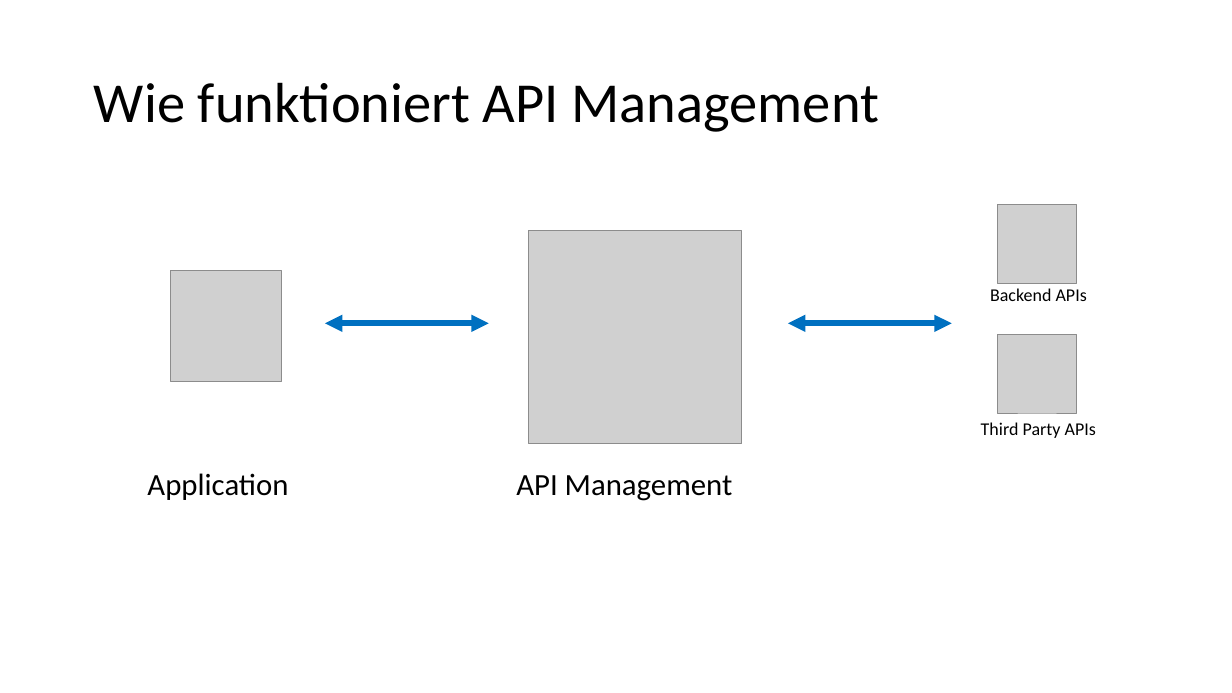
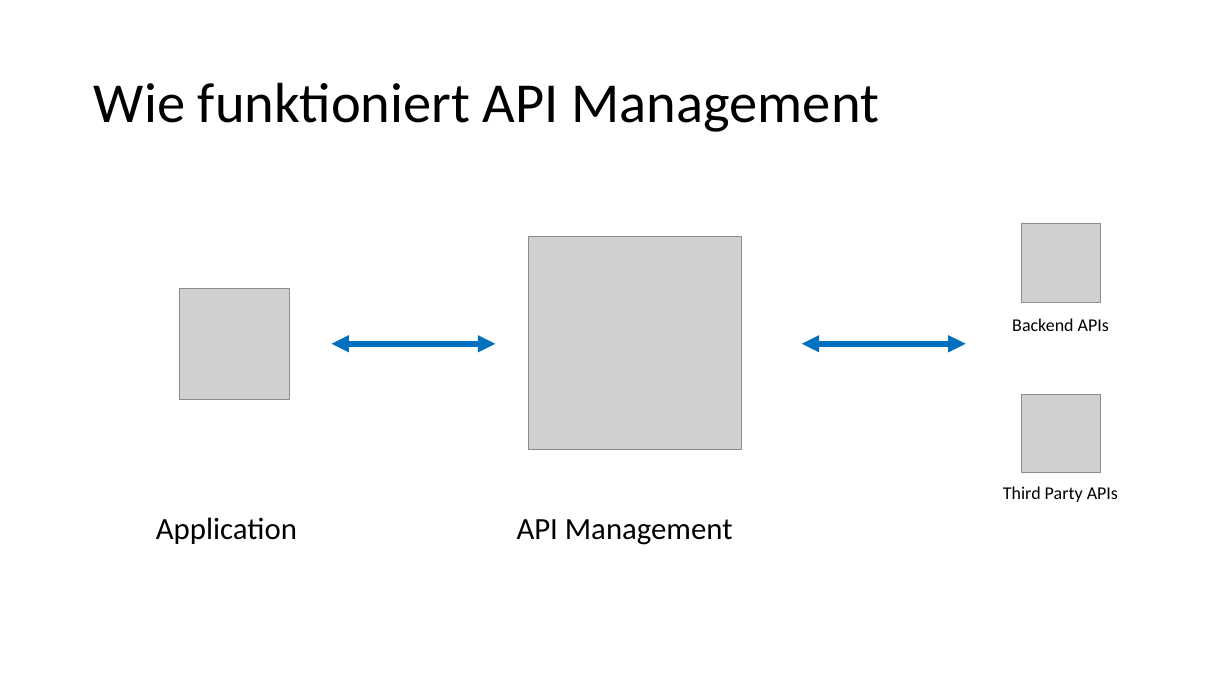
Before and after one commit to danielwagn3r/apimgmt-workshop, a slide deck: slide 5 of API Management.pptx (slide 4 before the commit). Drawn at 1232x693 pixels with LibreOffice and Linux fonts; fonts in the diff are those of the drawing; grey boxes stand for pictures. Boxes give left, top, right and bottom in pixels: in the first picture for what was removed or moved away, otherwise in the second. Text is boxed around its words. In the diff, an @@ line names an element or a change of style, - is before the commit and + after.

Commit message:
Update slides Add REST Http file with requests for Azure-Api-Management Add Swagger generated documentation

```diff
--- a/API Management.pptx
+++ b/API Management.pptx
@@ picture: place and size @@
-picture at (529, 231, 742, 445)
+picture at (529, 237, 742, 450)
@@ picture: place and size @@
-picture at (998, 205, 1077, 284)
+picture at (1022, 224, 1101, 302)
@@ picture: place and size @@
-picture at (171, 271, 282, 382)
+picture at (179, 288, 290, 399)
@@ text "Backend APIs": place and size @@
-text "Backend APIs" at (990, 288, 1087, 301)
+text "Backend APIs" at (1012, 318, 1109, 331)
@@ double arrow moved from (325, 323) - (489, 323) to (332, 344) - (495, 344) @@
@@ double arrow moved from (788, 323) - (952, 323) to (802, 344) - (966, 344) @@
@@ picture: place and size @@
-picture at (998, 335, 1077, 413)
+picture at (1022, 394, 1101, 472)
@@ text "Third Party APIs": place and size @@
-text "Third Party APIs" at (981, 422, 1096, 438)
+text "Third Party APIs" at (1003, 486, 1118, 502)
@@ text "Application": place and size @@
-text "Application" at (147, 473, 288, 500)
+text "Application" at (156, 517, 297, 544)
@@ text "API Management": place and size @@
-text "API Management" at (516, 475, 733, 501)
+text "API Management" at (517, 519, 733, 545)
```
Also in this commit, not shown: 2 other slides changed, 6 slides added, 1 slide removed, 2 other files.
